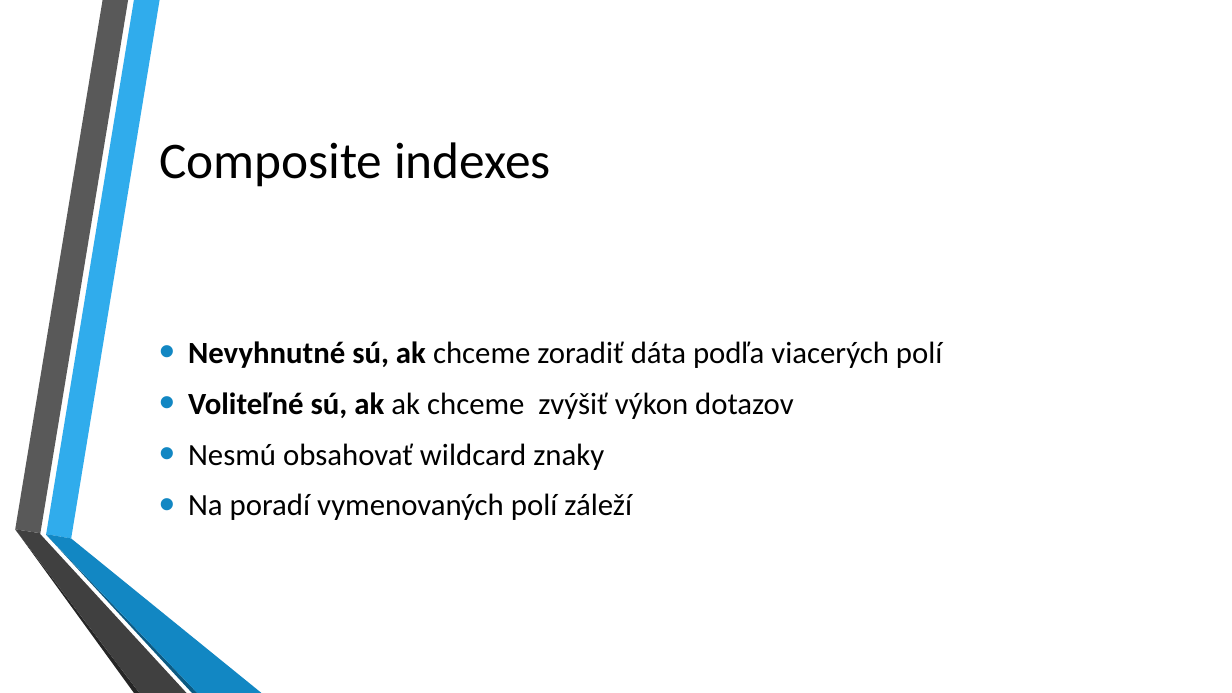
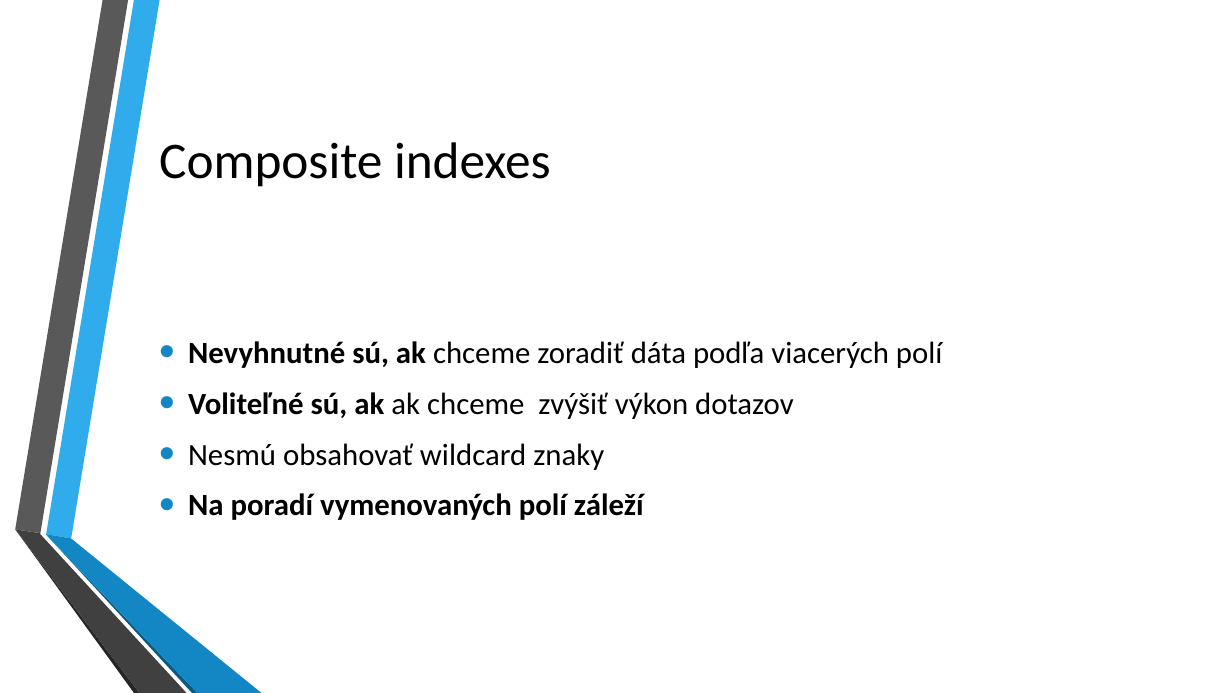
Before and after one commit to kubinko/Azure-Resources-Overview, a slide deck: slide 27 of 02 - Cosmos DB/Cosmos DB.pptx. Drawn at 1232x693 pixels with LibreOffice and Linux fonts; fonts in the diff are those of the drawing; background and template pictures are left out. Boxes give left, top, right and bottom in pixels: in the first picture for what was removed or moved away, otherwise in the second. Text is boxed around its words. In the diff, an @@ line names an element or a change of style, - is before the commit and + after.

```diff
--- a/02 - Cosmos DB/Cosmos DB.pptx
+++ b/02 - Cosmos DB/Cosmos DB.pptx
@@ text at <box>188,493,644,520</box>: bold on in "Na poradí vymenovaných polí záleží" @@
```
Also in this commit, not shown: 3 other slides changed, 4 other files.
